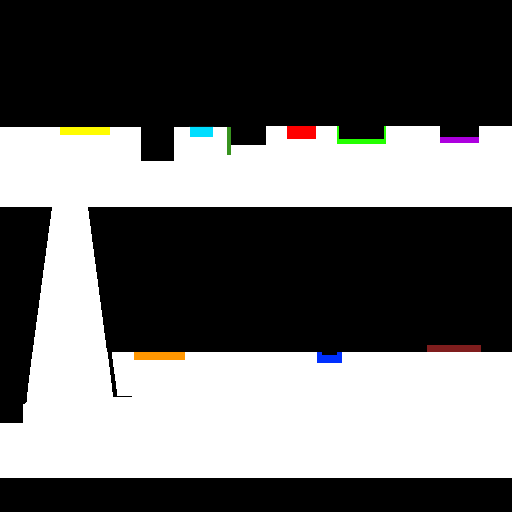
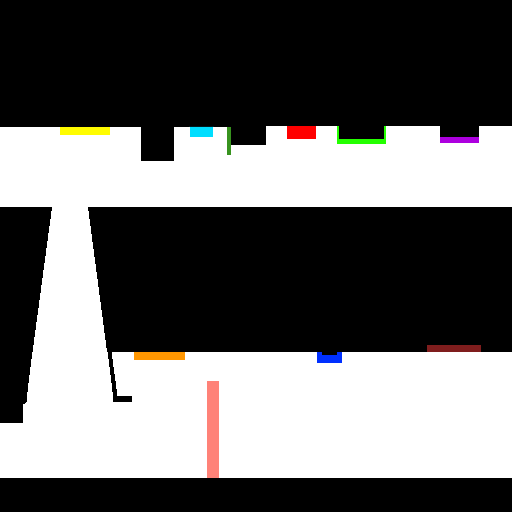
The second w=512, h=512 image is a revision of the first. Changes to its layers:
painted on "livingroomcollisionmap" over [113, 381, 219, 478]
